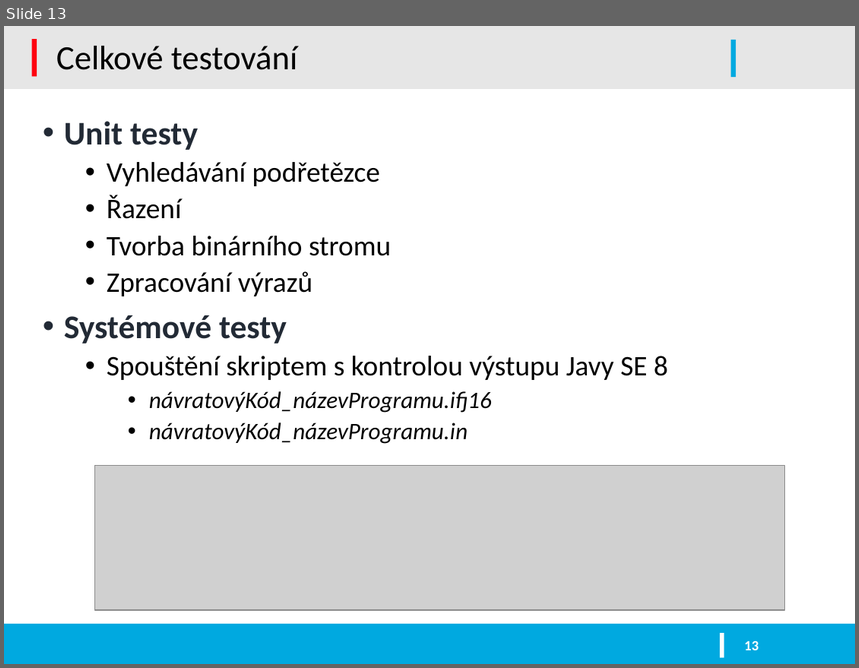
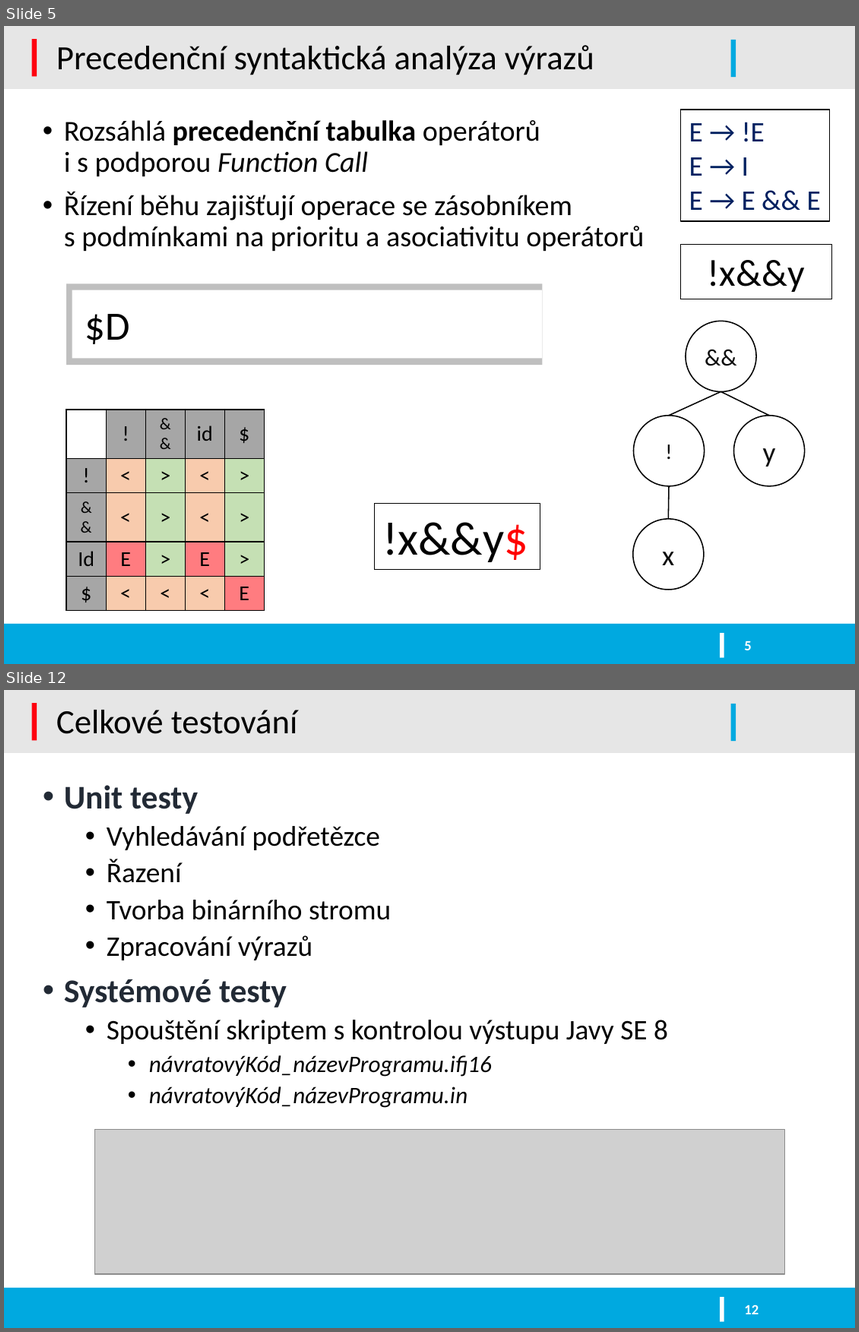
Before and after one commit to kysel/IFJ16, a slide deck: docs/prezentace.pptx. Shown one above the other, each under a label of ours: slide 13 before the commit, slides 5 and 12 after it; the slides between them are not shown. The pictures are 859x668 and 859x1332 pixels, drawn with LibreOffice and Linux fonts; fonts in the diff are those of the drawing; grey boxes stand for pictures; background and template pictures are left out. Boxes give left, top, right and bottom in pixels: in the first picture for what was removed or moved away, otherwise in the second. Text is boxed around its words. In the diff, an @@ line names an element or a change of style, - is before the commit and + after.

```diff
--- a/docs/prezentace.pptx
+++ b/docs/prezentace.pptx
@@ slide 5 added at (x1=4, y1=26, x2=855, y2=664), background #FFFFFF; not listed: 5 template elements that a slide beside it also shows @@
@@ title added at (x1=56, y1=45, x2=595, y2=75), 28.8 pt, text #000000 @@
+Precedenční syntaktická analýza výrazů
@@ rectangle added at (x1=680, y1=110, x2=829, y2=221), outline #000000 1 pt, 24 pt, text #002060 @@
+E → !E
+E → I
+E → E && E
@@ text added at (x1=64, y1=120, x2=644, y2=251), 24.5 pt, text #000000 @@
+• Rozsáhlá precedenční tabulka operátorů
+  i s podporou Function Call
+• Řízení běhu zajišťují operace se zásobníkem
+  s podmínkami na prioritu a asociativitu operátorů
@@ rectangle added at (x1=680, y1=245, x2=832, y2=300), fill #FFFFFF, outline #000000 0.75 pt, 32 pt, text #000000 @@
+!x&&y
@@ rectangle added at (x1=66, y1=284, x2=542, y2=365), fill #BFBFBF @@
@@ rectangle added at (x1=72, y1=290, x2=542, y2=358), fill #FFFFFF @@
@@ text added at (x1=85, y1=314, x2=129, y2=344), 34 pt, text #000000 @@
+$D
@@ ellipse added at (x1=686, y1=322, x2=756, y2=392), fill #FFFFFF, outline #000000 1 pt, 20 pt, text #0D0D0D @@
+&&
@@ table added at (x1=66, y1=410, x2=262, y2=604), 5 rows, 5 columns @@
+ | ! | && | id | $
+! | < | > | < | >
+&& | < | > | < | >
+Id | E | > | E | >
+$ | < | < | < | E
@@ line added from (669, 416) to (721, 392), #000000 1 pt @@
@@ line added from (769, 416) to (721, 392), #000000 1 pt @@
@@ ellipse added at (x1=634, y1=416, x2=705, y2=487), fill #FFFFFF, outline #000000 1 pt, 18 pt, text #0D0D0D @@
+!
@@ ellipse added at (x1=734, y1=416, x2=805, y2=487), fill #FFFFFF, outline #000000 1 pt, 24 pt, text #0D0D0D @@
+y
@@ rectangle added at (x1=374, y1=503, x2=541, y2=569), fill #FFFFFF, outline #000000 0.75 pt, 40 pt, text #000000 @@
+!x&&y$
@@ line added from (669, 518) to (669, 487), #000000 1 pt @@
@@ ellipse added at (x1=633, y1=518, x2=704, y2=589), fill #FFFFFF, outline #000000 1 pt, 24 pt, text #0D0D0D @@
+x
@@ page number added at (x1=744, y1=642, x2=751, y2=651), 12 pt, text #FFFFFF, bold @@
+5
@@ what was slide 13 is now slide 12 @@
@@ page number at (x1=744, y1=1305, x2=759, y2=1315): text changed @@
-13
+12
```
Also in this commit, not shown: 11 slides changed, 2 slides removed, 1 other file.
